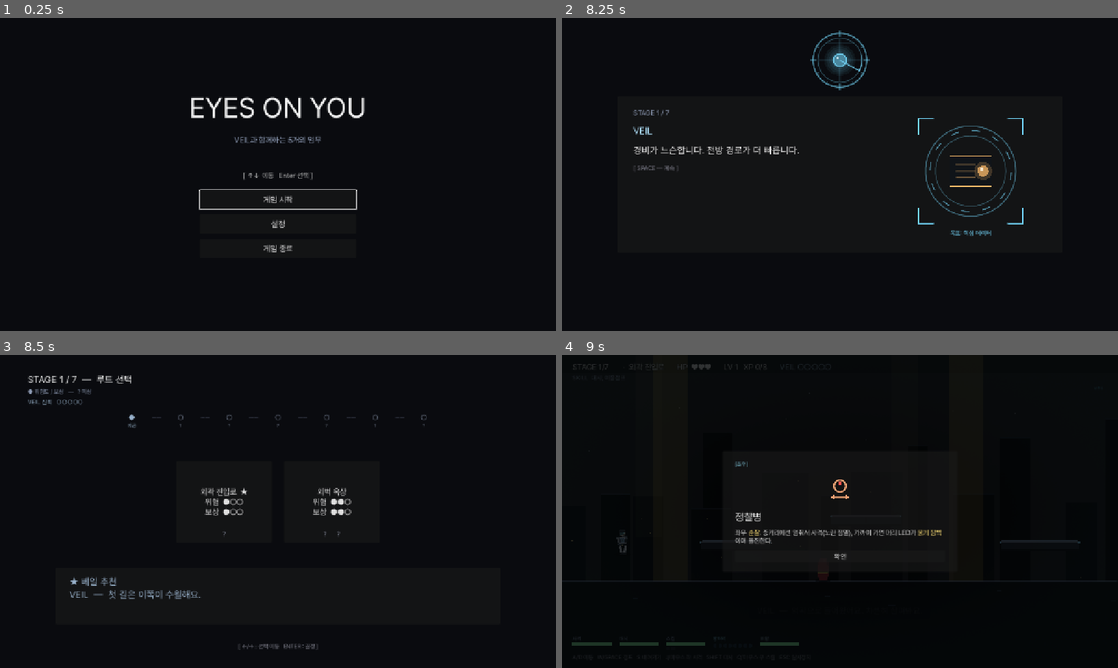
Above: before the commit, frames 1-4 (two rows, left to right).
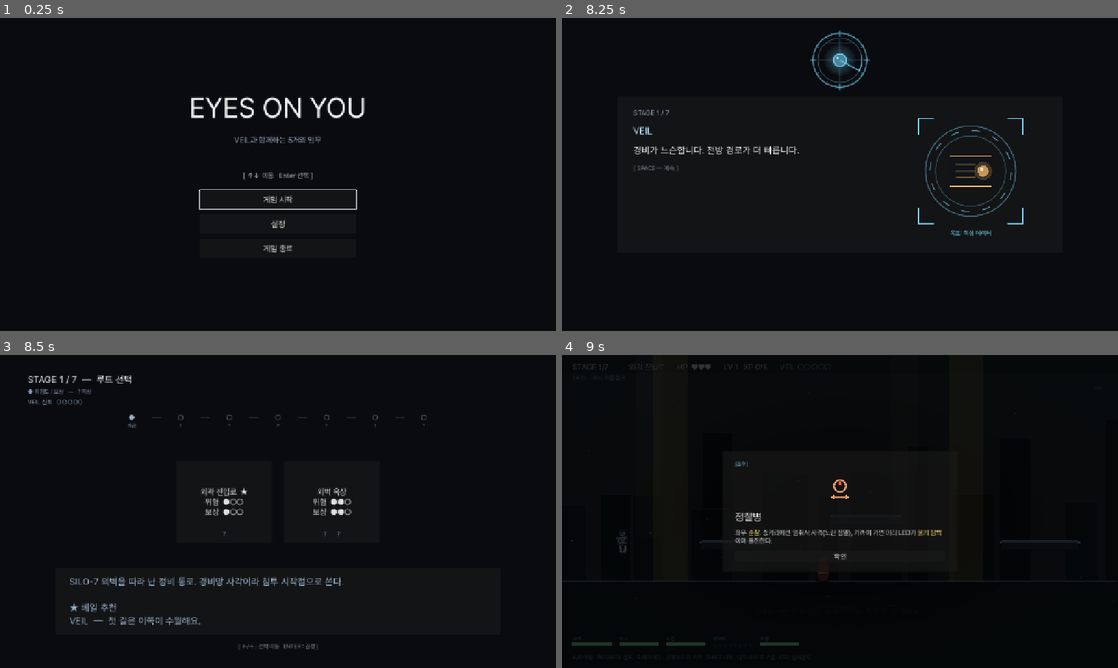
Above: after the commit, the same moments.

Repository: soomin007/EyesOnYou
Game: Godot game, scene res://scenes/main.tscn
Same seed, same stepped clock (60 frames per second), same inputs: the game is played once before the commit and once after it.
Inputs (mouse positions are in pixels of both pictures, inside the frame that each line leads up to):
- Up to frame 1 (0.25 s): no input
- Up to frame 2 (8.25 s): click "게임 시작" at 0.5 s; click "일반 모드" at 1.25 s; click "바로 시작" at 2 s; tap Enter (ui_accept) at 2.75 s; move the mouse to (962, 158) at 2.77 s; press the mouse at (962, 158) at 2.78 s; hold D (move_right) 2.78-4.28 s; tap W (jump) at 3.02, 3.77, 5.27, 6.02, 6.77 s; move the mouse to (728, 190) at 3.52 s; release the mouse at (728, 190) at 3.53 s; tap Shift (dash) at 3.6 s; move the mouse to (895, 105) at 4.27 s; hold A (move_left) 4.28-5.03 s; tap Space at 4.35 s; move the mouse to (812, 237) at 5.02 s; hold D (move_right) 5.03-6.53 s; tap Q at 5.1 s; click (812, 237) at 5.17 s; move the mouse to (1006, 221) at 5.77 s; tap E at 5.85 s; right-click (1006, 221) at 6.4 s; move the mouse to (673, 127) at 6.52 s; hold A (move_left) 6.53-7.28 s; tap J at 6.6 s; move the mouse to (867, 174) at 7.27 s; hold D (move_right) 7.28-8.03 s; tap K at 7.35 s; click (867, 174) at 7.42 s; move the mouse to (756, 96) at 8.02 s; hold A (move_left) from 8.03 s (still down); click (756, 96) at 8.1 s
- Up to frame 3 (8.5 s): keep holding A (move_left); tap W (jump) at 8.27 s
- Up to frame 4 (9 s): release A (move_left) at 8.75 s; click "외곽 진입로 ★ 위험 ●○○ 보상 ●○○" at 8.75 s

Frames 1-2 are identical in both runs. In frame 3, 1.3% of the frame differs, in the area x 12-62%, y 70-87%; in frame 4, nothing differs.

Commit message:
feat(route): 전 맵 서사 훅(소개) + 루트 카드 추천 스킬 + risk/reward 감사
- 모든 맵 description을 "존재 이유" 서사 훅으로 (외곽=정비통로 사각, 지하철=덮어쓴 폐역,
  병동=기록 지워진 격리, 데이터센터=실제 표적 데이터 등 — PALIMPSEST 테마)
- 루트 포커스 패널에 맵 소개 + 권장 스킬(상성, _recommended_skill_line) 표시
- 감사 수정: 블랙아웃 risk 2→3(1-hit-fail은 고위험), 핵심부 멘트 "보상은 큽니다"→자연스럽게
- 비상 탈출로 최종 스테이지(6)에만 등장 — 중간에 "미리 탈출"이 서사상 어색(사용자 피드백)
- 검증: 헤드리스 임포트 EXIT=0

Co-Authored-By: Claude Opus 4.8 (1M context) <noreply@anthropic.com>

Diff:
--- a/scripts/RouteData.gd
+++ b/scripts/RouteData.gd
@@ -12,7 +12,7 @@
 	{
 		"id": "route_back_alley",
 		"name": "외곽 진입로",
-		"description": "SILO-7 외벽을 따라 난 좁은 통로. 가로등이 끊기는 구간이 있다.",
+		"description": "SILO-7 외벽을 따라 난 정비 통로. 경비망 사각이라 침투 시작점으로 쓴다.",
 		"risk": 1,
 		"reward": 1,
 		"hidden": false,
@@ -26,7 +26,7 @@
 	{
 		"id": "route_rooftops",
 		"name": "외벽 옥상",
-		"description": "시설 외벽을 타고 오르는 루트. 탁 트여 있고, 그만큼 노출된다.",
+		"description": "외벽 옥상의 통신·환기 설비 구역. 트인 만큼 저격 감시선에 노출된다.",
 		"risk": 2,
 		"reward": 2,
 		"hidden": false,
@@ -40,7 +40,7 @@
 	{
 		"id": "route_sewers",
 		"name": "지하 인입로",
-		"description": "시설 아래로 연결된 옛날 배수 통로. 보안 카메라가 없는 대신 함정이 있다.",
+		"description": "시설이 들어서기 전부터 있던 옛 배수로. 보안망 밖이라 함정으로 막아뒀다.",
 		"risk": 2,
 		"reward": 3,
 		"hidden": false,
@@ -55,7 +55,7 @@
 	{
 		"id": "route_subway",
 		"name": "폐쇄 지하철",
-		"description": "SILO-7이 지어지기 전 폐쇄된 지하철 구간. 좁고 어둡고 길다.",
+		"description": "SILO-7이 덮어쓴 폐역. 도시의 흔적이 통로에 그대로 남아 있다.",
 		"risk": 2,
 		"reward": 2,
 		"hidden": false,
@@ -85,7 +85,7 @@
 	{
 		"id": "route_watchtower",
 		"name": "감시탑",
-		"description": "내부 중층의 관제 구역. 멀리서 노려보는 저격수가 많다.",
+		"description": "내부를 굽어보는 관제 구역. 저격 감시선이 통로를 가로지른다.",
 		"risk": 3,
 		"reward": 3,
 		"hidden": false,
@@ -100,7 +100,7 @@
 	{
 		"id": "route_ward",
 		"name": "격리 병동",
-		"description": "내부 중층, 오래 봉인된 구역. 좁은 복도에 흐릿한 비상등.",
+		"description": "오래 봉인된 격리 구역. 무엇을 가뒀는지 기록이 지워졌다.",
 		"risk": 2,
 		"reward": 3,
 		"hidden": false,
@@ -116,7 +116,7 @@
 	{
 		"id": "route_datacenter",
 		"name": "데이터 센터",
-		"description": "핵심부 인접. 서버 랙과 푸른 LED, 그리고 드론과 저격이 동시에.",
+		"description": "핵심부 직전 서버 집적 구역. 회수할 데이터가 실제로 흐르는 곳.",
 		"risk": 3,
 		"reward": 3,
 		"hidden": false,
@@ -130,12 +130,15 @@
 	{
 		"id": "route_escape",
 		"name": "비상 탈출로",
-		"description": "핵심부를 우회하는 비좁은 통로. 위험은 낮지만 보상도 적다.",
+		"description": "핵심부를 우회하는 비상 갱도. 마지막에 빠져나가는 길.",
 		"risk": 1,
 		"reward": 2,
 		"hidden": false,
 		"unique": false,
-		"min_stage": 5, "max_stage": 6,
+		# "마지막에 빠져나가는 길" — 일반 모드에선 최종 스테이지(6)에만 등장(중간에 미리 "탈출"하는
+		# 게 서사상 어색해 사용자 피드백으로 제한). 선택 시 클리어=엔딩(보스 없이 빠져나간 결말).
+		"min_stage": 6, "max_stage": 6,
+		"available_stages": [6],
 		"tags": ["우회", "은폐"],
 		"veil_comment": "비상 탈출로예요. 빨리 빠지면 그만큼 안전해요.",
 		"entry_comment": "조용한 길이에요. 멈추지 말고 빠지면 돼요.",
@@ -144,22 +147,22 @@
 	{
 		"id": "route_lab",
 		"name": "핵심부",
-		"description": "서버실이 있는 시설 중심부. 드론이 상시 순찰한다.",
+		"description": "서버실이 있는 시설 심장부. 목표 데이터와 그것을 지키는 것이 모인 곳.",
 		"risk": 3,
 		"reward": 3,
 		"hidden": false,
 		"unique": false,
 		"min_stage": 5, "max_stage": 6,
 		"tags": ["전투", "드론", "밝은_환경"],
-		"veil_comment": "핵심부예요. 정면 돌파, 드론 상시 순찰. 보상은 큽니다.",
+		"veil_comment": "핵심부예요. 정면 돌파에 드론이 상시 순찰해요. 그만큼 크게 벌어요.",
 		"entry_comment": "핵심부에 들어왔어요. 거리 잘 잡아요.",
 		"stage_color": Color(0.22, 0.18, 0.18),
 	},
 	{
 		"id": "route_blackout",
 		"name": "블랙아웃 런",
-		"description": "교신이 차단된 짧은 구역. 어둡고, 한 대 맞으면 끝.",
-		"risk": 2,
+		"description": "교신·전력이 차단된 봉쇄 구역. 안에선 VEIL도 닿지 않는다.",
+		"risk": 3,
 		"reward": 3,
 		"hidden": false,
 		"unique": true,
@@ -174,7 +177,7 @@
 	{
 		"id": "route_hidden",
 		"name": "???",
-		"description": "도면에 없는 구역. 정보 없음.",
+		"description": "도면에 없는 한 층. VEIL조차 모른다고 한다.",
 		"risk": 2,
 		"reward": 3,
 		"hidden": true,
--- a/scripts/RouteMap.gd
+++ b/scripts/RouteMap.gd
@@ -287,20 +287,38 @@
 		return
 	var route: Dictionary = pool[hovered_idx]
 	var msg: String = ""
-	# description은 카드에서 제거 — veil_comment와 같은 위협을 중복 서술해 군더더기였음
-	# (사용자 피드백 2026-06-06: "설명 부분과 밑 VEIL 코멘트가 너무 겹친다").
-	# VEIL이 직접 안내하는 한 목소리만 남긴다.
-	# 추천 맵: ★ 옆엔 "베일 추천"만, 추천 사유는 라벨이 아니라 VEIL이 직접 말로(멘트 자리에).
-	# 비추천 맵: 그 맵 고유 veil_comment.
+	# 맵 소개(존재 이유) — 이 장소가 *무엇인가*. veil_comment(전술 "어떻게")와 다른 축이라 중복 아님.
+	var lore: String = str(route.get("description", ""))
+	if lore != "":
+		msg += lore + "\n\n"
+	# 추천 맵: ★ + 추천 사유(VEIL이 직접 말로). 비추천 맵: 그 맵 고유 veil_comment.
 	var is_recommended: bool = (route.get("id", "") == recommended_id and recommended_reason != "")
 	if is_recommended:
-		msg += "★ 베일 추천\n"
-		msg += "VEIL  —  " + recommended_reason
+		msg += "★ 베일 추천\nVEIL  —  " + recommended_reason
 	else:
 		msg += "VEIL  —  " + str(route.get("veil_comment", ""))
+	# 권장 스킬(상성) — 이 맵 적에 잘 듣는 스킬을 가르친다(보유 여부 무관).
+	var rs: String = _recommended_skill_line(str(route.get("id", "")))
+	if rs != "":
+		msg += "\n\n" + rs
 	veil_text.text = msg
 	# 고위험/고보상 경고는 별도 우측 패널로 — 본 멘트와 시각 분리.
 	_update_risk_reward_panel(route)
+
+const _SKILL_DISPLAY: Dictionary = {"explosive": "폭발물", "barrier": "방어막", "glide": "글라이드", "fire_boost": "사격 강화", "multishot": "다중사격"}
+const _ENEMY_DISPLAY: Dictionary = {"shield": "방패병", "sniper": "저격수", "drone": "드론", "bomber": "폭격기", "patrol": "정찰병"}
+
+# 이 맵 적 구성에 가장 잘 듣는 상성 스킬 한 줄(SkillTreeData.MATCHUP 우선순위순).
+func _recommended_skill_line(route_id: String) -> String:
+	var kinds: Array = _route_enemy_kinds(route_id)
+	if kinds.is_empty():
+		return ""
+	for m in SkillTreeData.MATCHUP:
+		var en: String = str(m.get("enemy", ""))
+		if en in kinds:
+			var sid: String = str(m.get("skill", ""))
+			return "권장 스킬 — %s (%s에 강해요)" % [str(_SKILL_DISPLAY.get(sid, sid)), str(_ENEMY_DISPLAY.get(en, en))]
+	return ""
 
 func _update_risk_reward_panel(route: Dictionary) -> void:
 	if risk_reward_panel == null or risk_reward_label == null:
